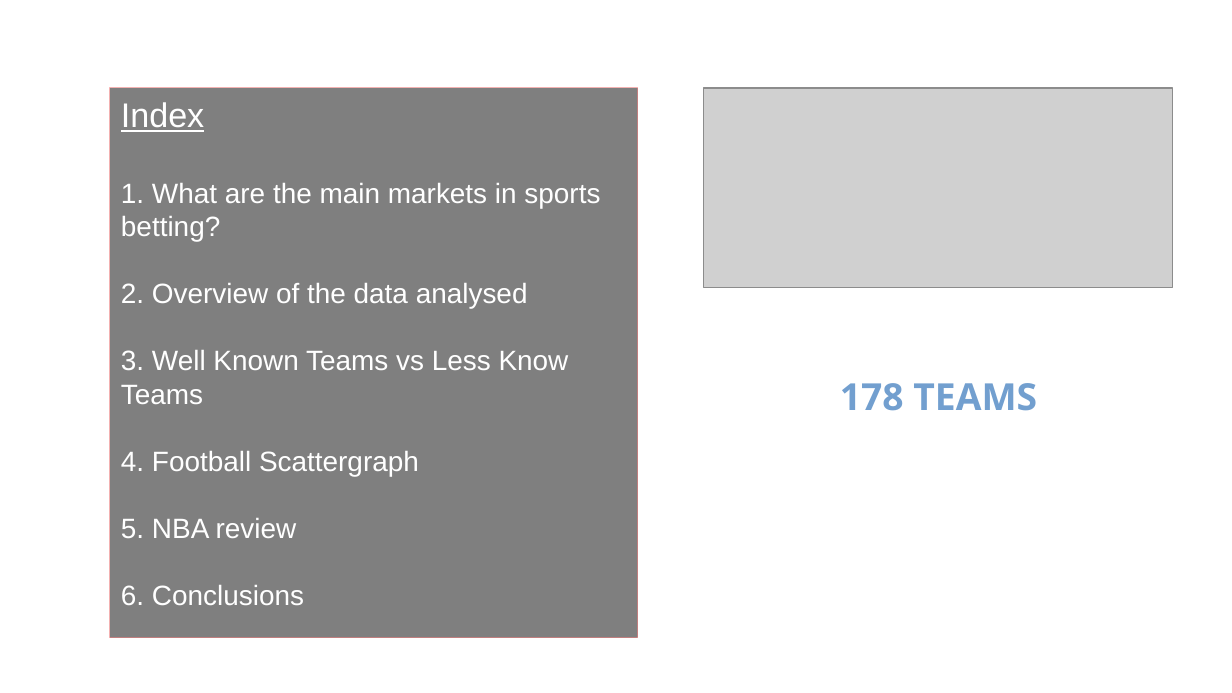
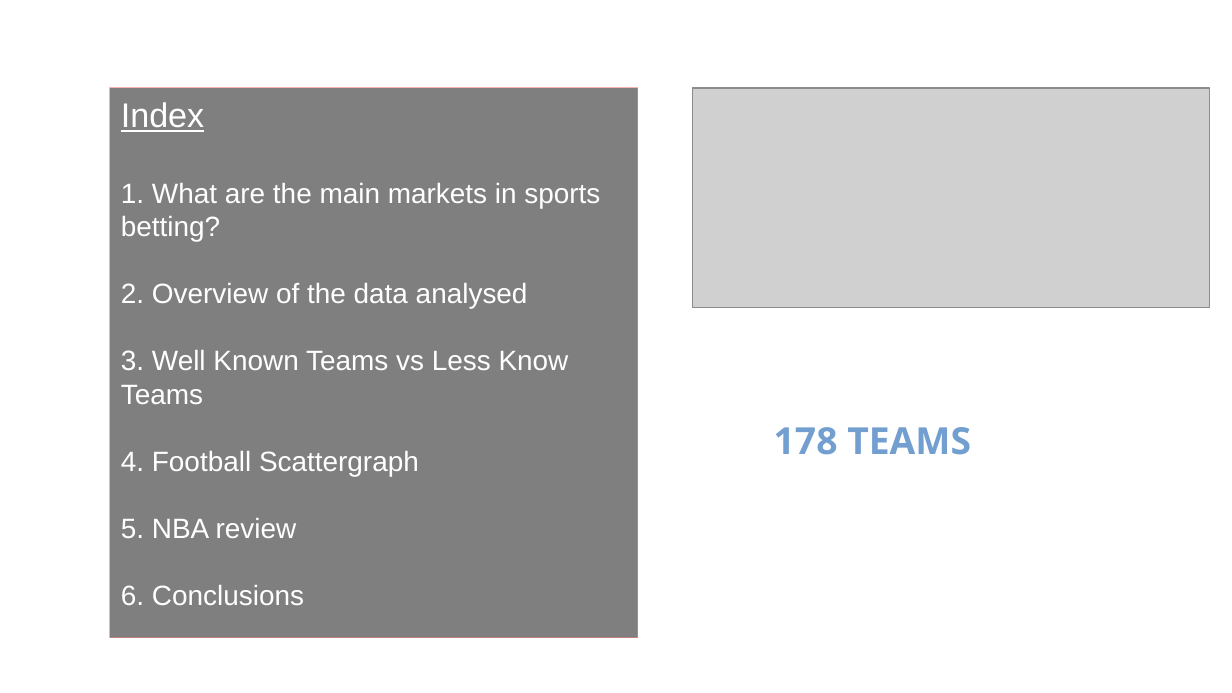
Before and after one commit to danwalk/EDADAN, a slide deck: slide 3 of documentation/Powerpoint EDA Daniel J Walker.pptx. Drawn at 1232x693 pixels with LibreOffice and Linux fonts; fonts in the diff are those of the drawing; grey boxes stand for pictures; background and template pictures are left out. Boxes give left, top, right and bottom in pixels: in the first picture for what was removed or moved away, otherwise in the second. Text is boxed around its words. In the diff, an @@ line names an element or a change of style, - is before the commit and + after.

```diff
--- a/documentation/Powerpoint EDA Daniel J Walker.pptx
+++ b/documentation/Powerpoint EDA Daniel J Walker.pptx
@@ picture: place and size @@
-picture at [704, 88, 1173, 287]
+picture at [692, 88, 1210, 309]
@@ text "178 TEAMS": place and size @@
-text "178 TEAMS" at [840, 383, 1037, 411]
+text "178 TEAMS" at [774, 427, 971, 455]
```
Also in this commit, not shown: 4 other slides changed, 1 other file.
